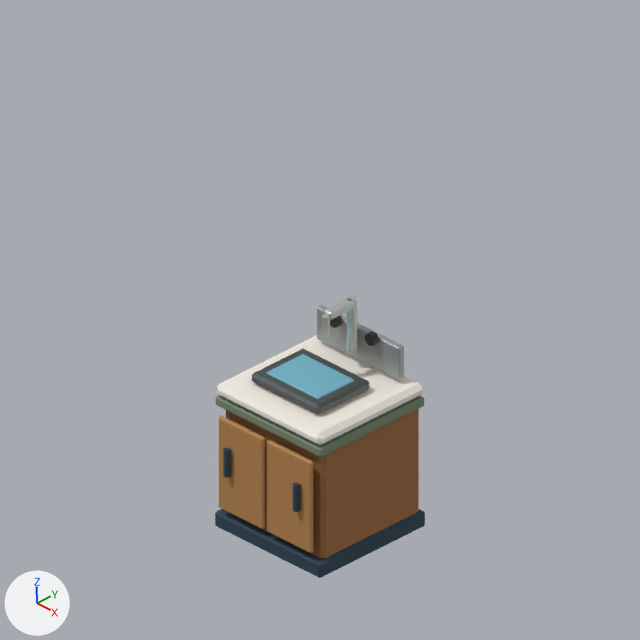
A saved change to the Blender file assets/blender/equipment/exact-counters/b5_industrial_sink.blend.
Before and after are seen from the file's camera 'Exact_Service_Coffee_Camera'. Every picture has the same lights, and +X, +Y and +Z are marked at lower left. The older version comes first.

Objects in the first picture: 'RenderInstance:b5_industrial_sink'.
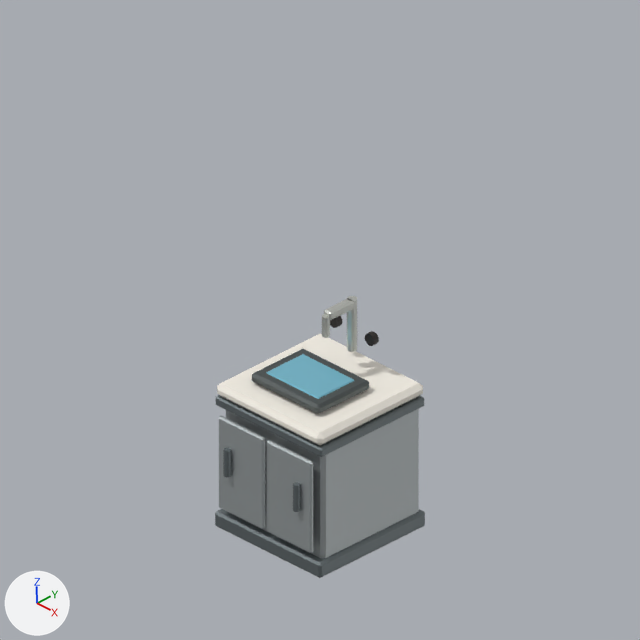
The change in detail:
Material 'Industrial_Cabinet_Trim' (mat_industrial_cabinet_trim) is new.
Its base color is (0.17, 0.2, 0.21) (grey #737c7e).
Its metallic is 0.58.
Its roughness is 0.42.
Material 'Industrial_Cabinet_Silver' (mat_industrial_cabinet_silver) is new.
Its base color is (0.47, 0.51, 0.52) (light grey #b6bdbf).
Its metallic is 0.62.
Its roughness is 0.38.
me_cube_073 has 8 vertices, 6 faces and spans x -0.5..0.5, y -0.5..0.5, z -0.06..0.06.
me_cube_073 no longer uses material mat_c3br_navy (dark blue #2c4252).
me_cube_073 gains material mat_industrial_cabinet_trim (grey #737c7e).
me_cube_074 has 8 vertices, 6 faces and spans x -0.47..0.47, y -0.46..0.46, z -0.44..0.44.
me_cube_074 no longer uses material mat_c3br_wood (brown #9e6a3c).
me_cube_074 gains material mat_industrial_cabinet_silver (light grey #b6bdbf).
me_cube_077 has 8 vertices, 6 faces and spans x -0.213..0.213, y -0.018..0.018, z -0.35..0.35.
me_cube_077 no longer uses material mat_c3br_wood_light (orange #b6854d).
me_cube_077 gains material mat_industrial_cabinet_silver (light grey #b6bdbf).
me_cylinder_037 has 20 vertices, 12 faces and spans x -0.024..0.024, y -0.025..0.025, z -0.1..0.1.
me_cylinder_037 no longer uses material mat_c3br_navy (dark blue #2c4252).
me_cylinder_037 gains material mat_industrial_cabinet_trim (grey #737c7e).
me_cube_078 has 8 vertices, 6 faces and spans x -0.213..0.213, y -0.018..0.018, z -0.35..0.35.
me_cube_078 no longer uses material mat_c3br_wood_light (orange #b6854d).
me_cube_078 gains material mat_industrial_cabinet_silver (light grey #b6bdbf).
me_cylinder_038 has 20 vertices, 12 faces and spans x -0.024..0.024, y -0.025..0.025, z -0.1..0.1.
me_cylinder_038 no longer uses material mat_c3br_navy (dark blue #2c4252).
me_cylinder_038 gains material mat_industrial_cabinet_trim (grey #737c7e).
col_b5_industrial_sink (col_b5_industrial_sink) loses the line: col_b5_industrial_sink.objects.link(ob_b5_industrial_sink_back_guard)
Object 'b5_industrial_sink:back-guard' (ob_b5_industrial_sink_back_guard) is deleted.

Location of each change, (x1, y1, x2, y2) in pixels of the pictures (640 x 640 px):
'RenderInstance:b5_industrial_sink', reshaped, recoloured (brown to grey)
    both: (215, 296, 425, 578)
